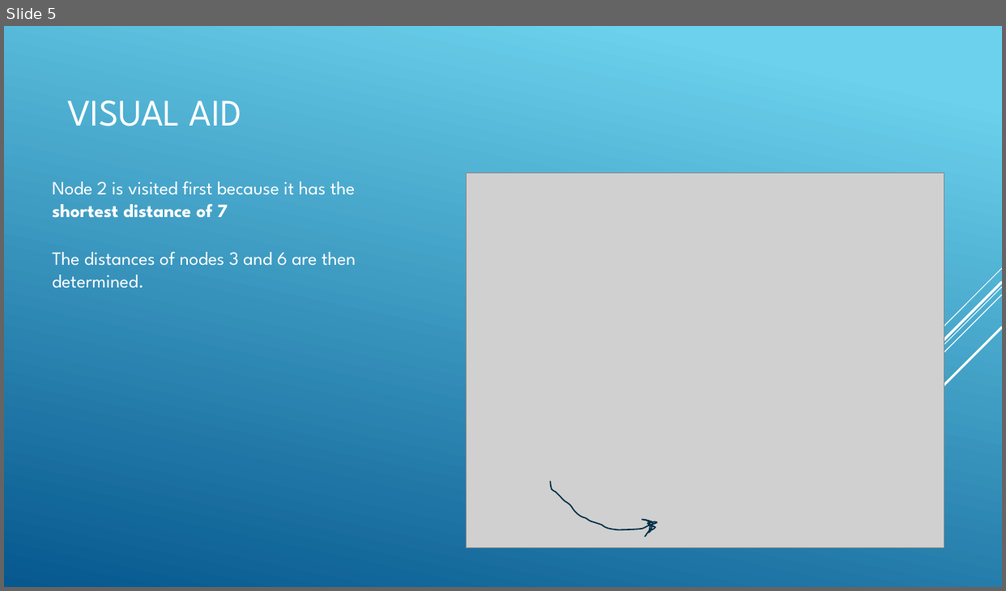
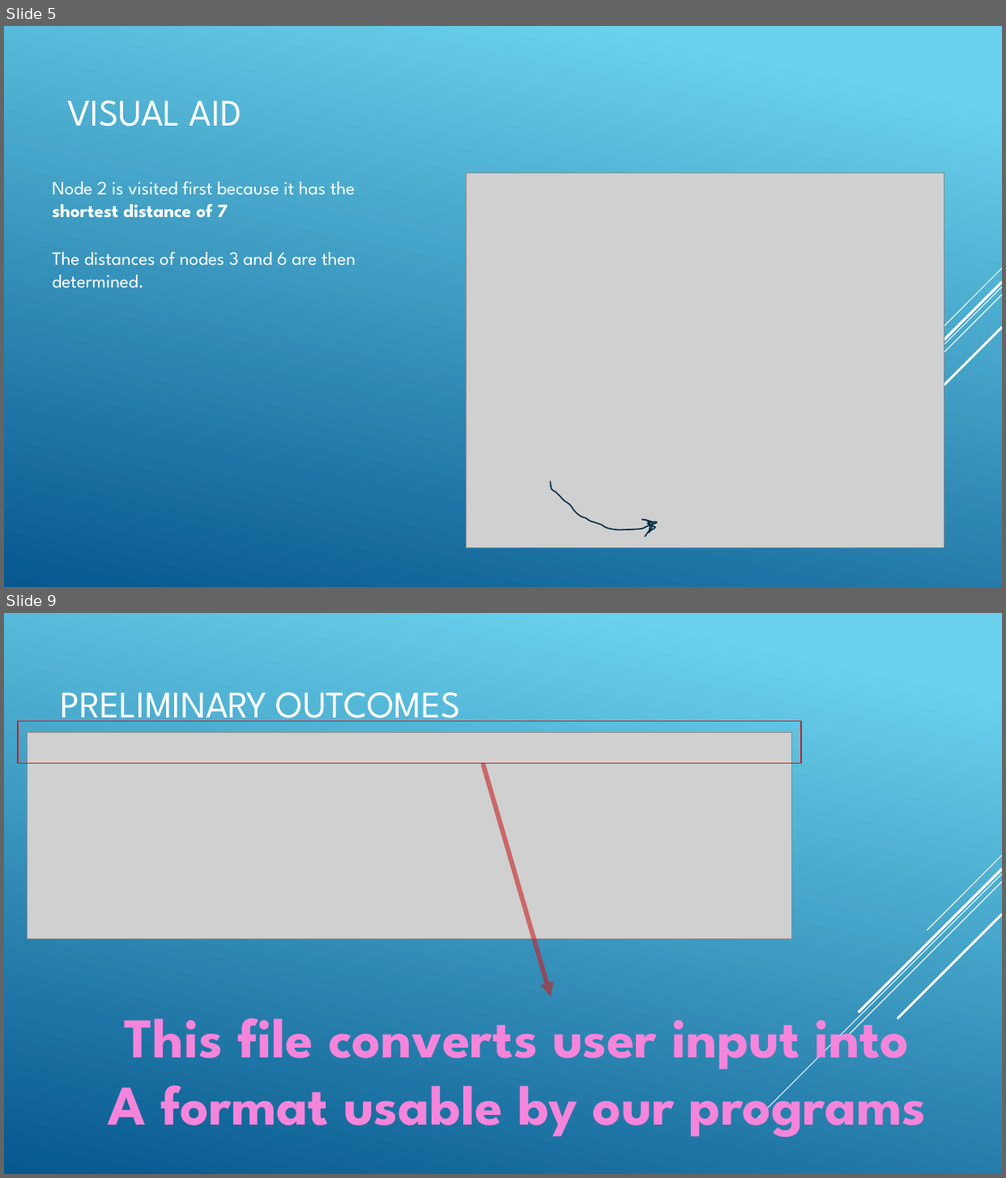
Before and after one commit to CAW0139/IT338Dijkstra-sProject, a slide deck: Parallelizing Dijkstra’s Algorithm.pptx. Shown one above the other, each under a label of ours: slide 5 before the commit, slides 5 and 9 after it; the slides between them are not shown. The pictures are 1006x591 and 1006x1178 pixels, drawn with LibreOffice and Linux fonts; fonts in the diff are those of the drawing; grey boxes stand for pictures. Boxes give left, top, right and bottom in pixels: in the first picture for what was removed or moved away, otherwise in the second. Text is boxed around its words. In the diff, an @@ line names an element or a change of style, - is before the commit and + after.

```diff
--- a/Parallelizing Dijkstra’s Algorithm.pptx
+++ b/Parallelizing Dijkstra’s Algorithm.pptx
@@ slide 9 added at (4, 613, 1002, 1174), background gradient #6ED2EB to #06588E; not listed: 5 template elements that a slide beside it also shows @@
@@ title added at (60, 692, 461, 722), 36 pt, text #FFFFFF @@
+PRELIMINARY OUTCOMES
@@ rectangle added at (18, 721, 801, 763), outline #C62324 1.25 pt @@
@@ picture added at (27, 732, 791, 939) @@
@@ arrow added from (484, 765) to (552, 997), #C62324 4.5 pt @@
@@ text added at (108, 1002, 926, 1137), 54 pt, text #F585DB, bold @@
+This file converts user input into
+A format usable by our programs
```
Also in this commit, not shown: 2 slides changed, 4 other slides added.
